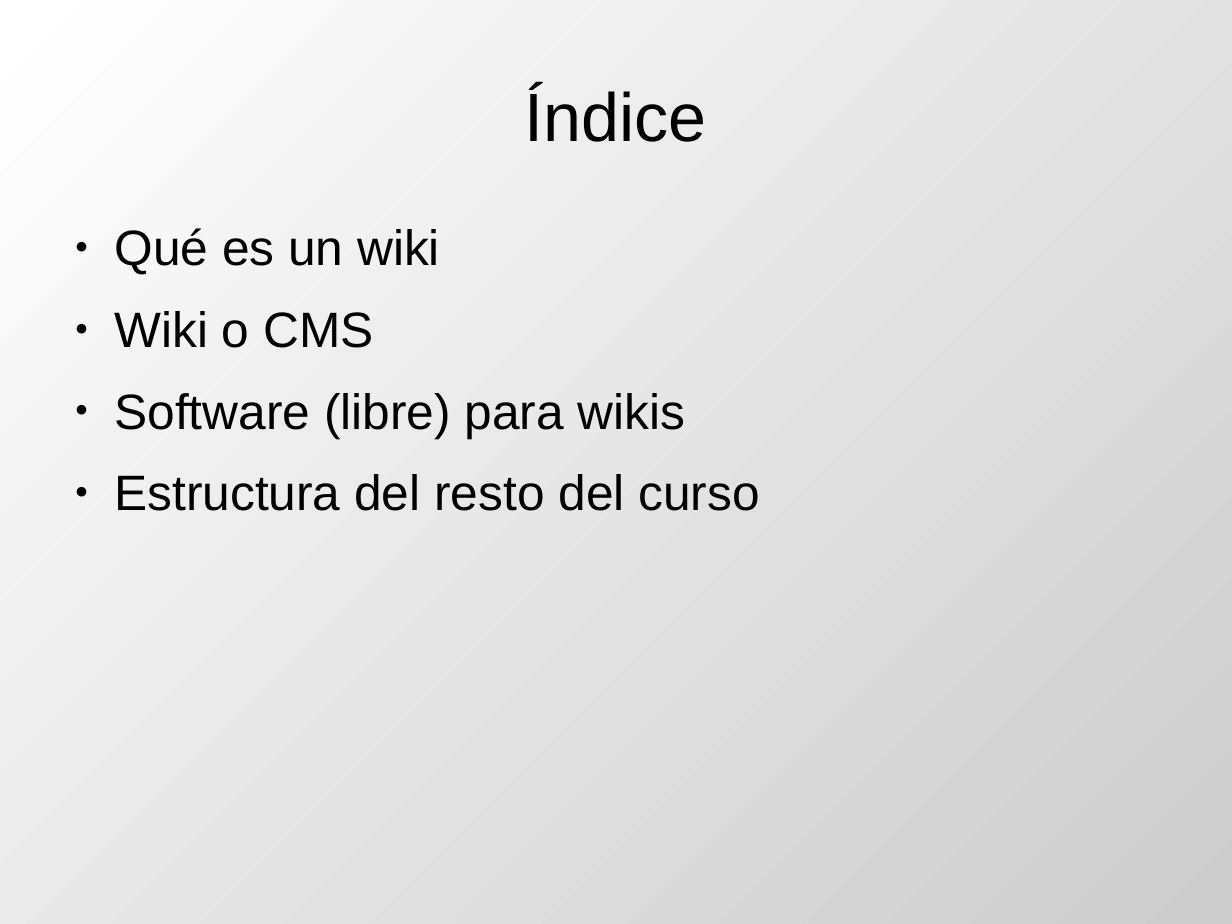
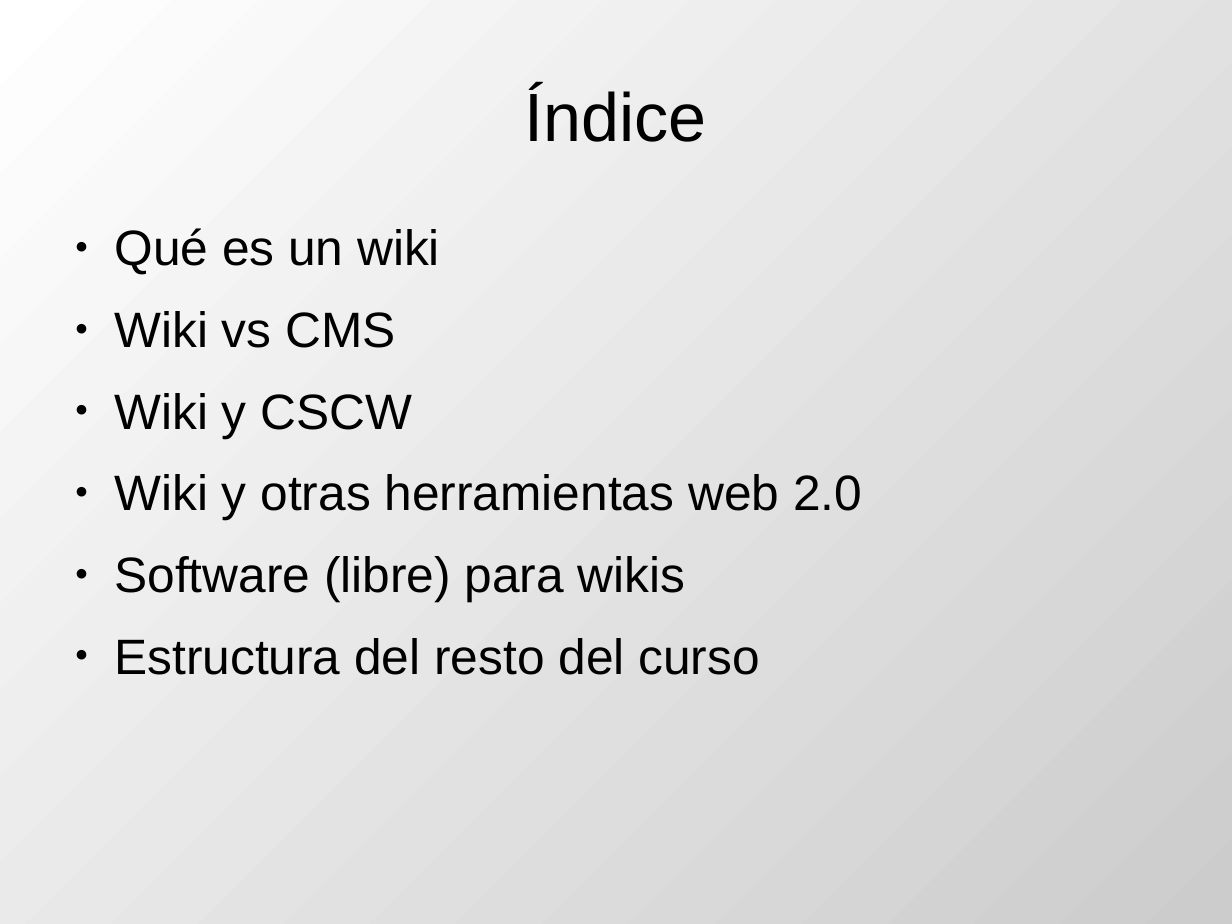
Before and after one commit to DrPantera/wikis4education, a slide deck: slide 2 of uca-2013_07/tema-1-Introduccion.odp. Drawn at 1232x924 pixels with LibreOffice and Linux fonts; fonts in the diff are those of the drawing. Boxes give left, top, right and bottom in pixels: in the first picture for what was removed or moved away, otherwise in the second. Text is boxed around its words. In the diff, an @@ line names an element or a change of style, - is before the commit and + after.

Commit message:
Añadido CSCW

```diff
--- a/uca-2013_07/tema-1-Introduccion.odp
+++ b/uca-2013_07/tema-1-Introduccion.odp
@@ text at [114,311,862,520]: text changed @@
-● Wiki o CMS
+● Wiki vs CMS
+● Wiki y CSCW
+● Wiki y otras herramientas web 2.0
```
Also in this commit, not shown: 2 slides added, 3 other files.
